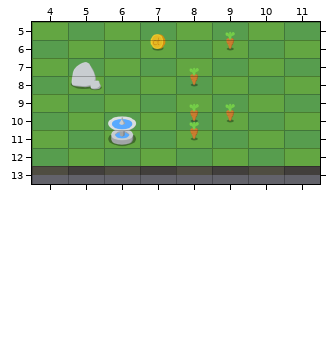
Tiled map (JSON): maps/demo.json. The picture above was drawn from the file before the commit.
Cells are 64x32 px. Shown: x 4..11, y 5..13.
New version:
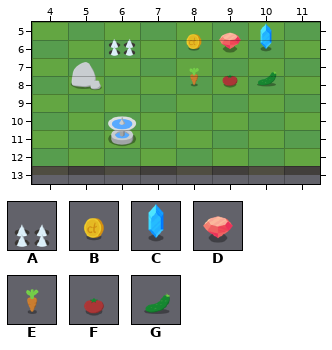
Key: from "objects": A 17, B 29, C 30, D 31, E 35, F 36, G 37.
Objects are placed by their top-left corner, in cells (3,4 is the top-left corner of cell 3,4); size is 1x1 cell unless given.
Change:
--- layer "obstacles"
+A at 6,5 size 1x2
--- layer "items"
+D at 9,5 size 1x2
+C at 10,5 size 1x2
+B at 8,5 size 1x2
+F at 9,7 size 1x2
+G at 10,7 size 1x2
-B at 7,5 size 1x2
-E at 9,5 size 1x2
-E at 9,9 size 1x2
-E at 8,9 size 1x2
-E at 8,10 size 1x2
Where, in picture pixels (left, top, right, bottom), the same in both pictures:
changed: (108, 23, 277, 141)
